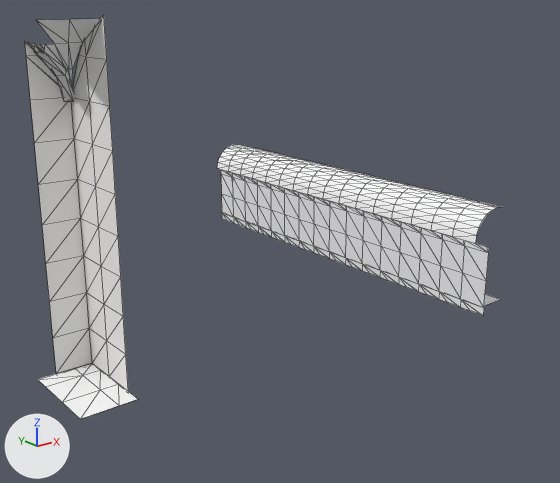
What one commit did to the glTF model assets/models/crypt/crypt_01_at.glb.
The view is the same before and after, from a 50 mm camera at (-0.3, -107.3, 8.3) aimed at (16.2, -86.7, 0.0). Arrows for +X, +Y and +Z are at lower left; the lights stay in place. The older version comes first. Mesh edges are drawn as thin lines. Vertices at exactly the same position are counted once.

Objects in the first picture: 'crypt_01_at'.
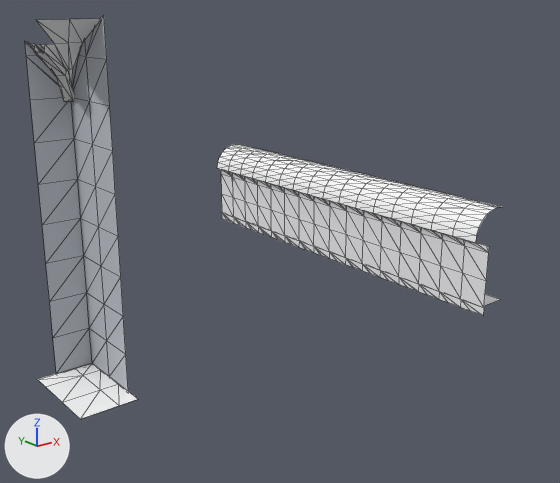
Scene script edits in JSON lines:
```json
{"op": "add", "block": "mat_layer_plaster_old", "code": ["mat_layer_plaster_old = bpy.data.materials.new('layer_plaster_old')", "# nodes: BsdfPrincipled, Mix, OutputMaterial, VertexColor", "# colours: light grey #bfc4cb, mixed with the vertex colours"]}
{"block": "me_crypt_01_at", "where": "# used by ob_crypt_01_at; location = (0.0, 0.0, 0.0)"}
{"op": "remove", "block": "me_crypt_01_at", "code": "me_crypt_01_at.from_pydata(...)  # 475 vertices, 651 faces; spans x 6.0..22.3, y -92.1..-75.8, z -2.3..7.9"}
{"op": "add", "block": "me_crypt_01_at", "code": "me_crypt_01_at.from_pydata(...)  # 539 vertices, 715 faces; spans x 6.0..22.3, y -92.1..-75.8, z -2.3..7.9"}
{"block": "me_crypt_01_at", "change": "me_crypt_01_at part 1"}
{"block": "me_crypt_01_at", "change": "32 faces are deleted"}
{"block": "me_crypt_01_at", "change": "64 vertices are added at x 20.9, y -91.5..-76.7, z -2.3..0.2"}
{"block": "me_crypt_01_at", "change": "96 new faces join them, mat_layer_crypt_wall"}
{"block": "me_crypt_01_at", "change": "me_crypt_01_at part 2: 63 faces spanning x 6.5..7.5, y -91.5..-89.5, z -1.0..7.9 switch from mat_layer_crypt_plaster to mat_layer_plaster_old"}
```

Location of each change, (x1, y1, x2, y2) in pixels of the pictures (560 x 483 px):
```json
{"part": 1, "of": "me_crypt_01_at", "change": "reshaped", "before": [222, 171, 488, 310], "after": [222, 171, 488, 310]}
{"part": 2, "of": "me_crypt_01_at", "change": "recoloured", "before": [25, 16, 128, 391], "after": [25, 16, 128, 391], "on screen": "darker"}
```
